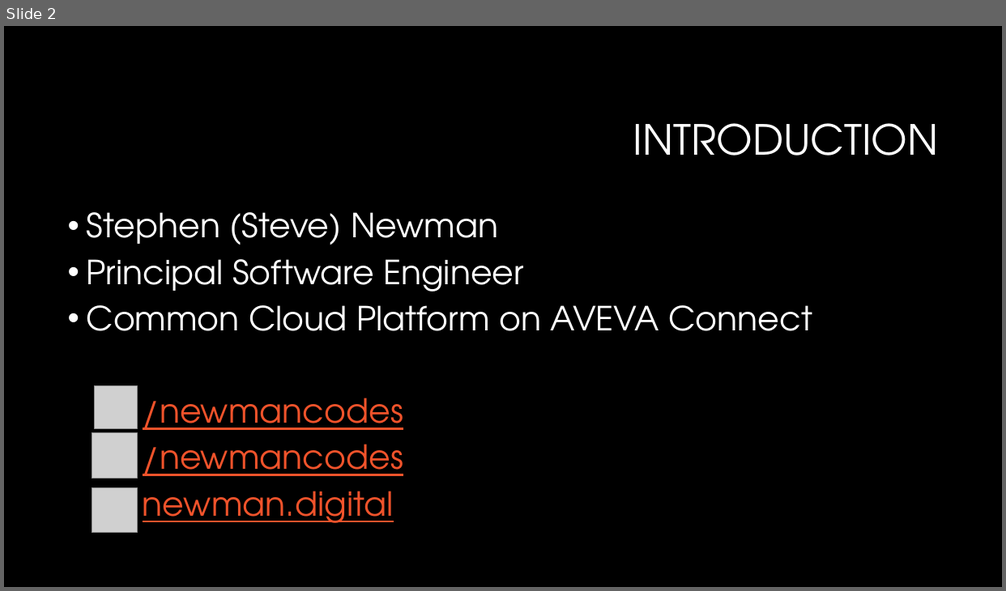
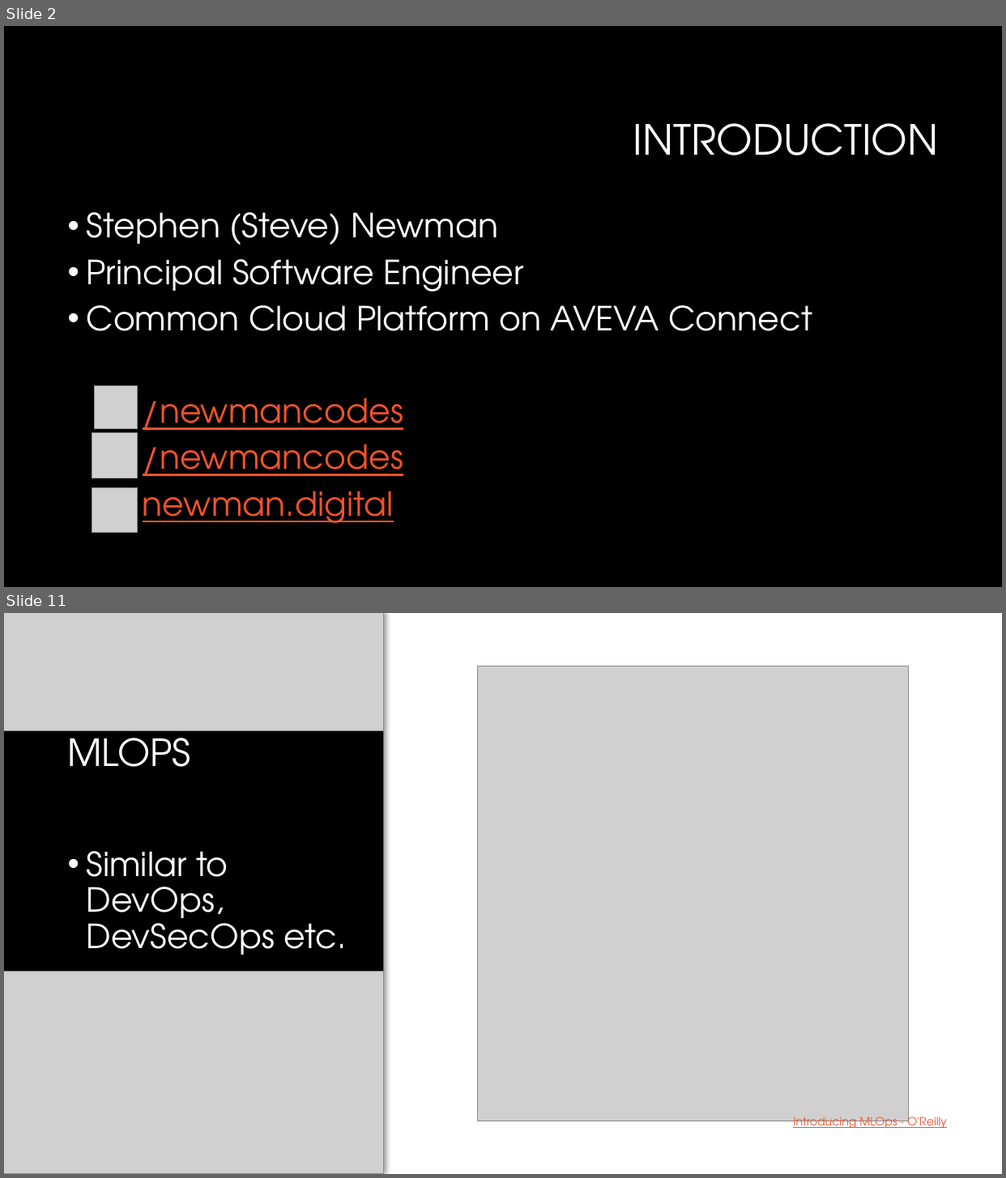
Before and after one commit to newmancodes/why-we-must-ask-why-of-machine-learning, a slide deck: Why We Must Ask Why of Machine Learning.pptx. Shown one above the other, each under a label of ours: slide 2 before the commit, slides 2 and 11 after it; the slides between them are not shown. The pictures are 1006x591 and 1006x1178 pixels, drawn with LibreOffice and Linux fonts; fonts in the diff are those of the drawing; grey boxes stand for pictures; background and template pictures are left out. Boxes give left, top, right and bottom in pixels: in the first picture for what was removed or moved away, otherwise in the second. Text is boxed around its words. In the diff, an @@ line names an element or a change of style, - is before the commit and + after.

```diff
--- a/Why We Must Ask Why of Machine Learning.pptx
+++ b/Why We Must Ask Why of Machine Learning.pptx
@@ slide 11 added at (x1=4, y1=613, x2=1002, y2=1174), background #FFFFFF @@
@@ picture added at (x1=4, y1=613, x2=1002, y2=731) @@
@@ rectangle added at (x1=4, y1=613, x2=384, y2=1174), fill #000000 @@
@@ picture added at (x1=4, y1=613, x2=384, y2=731) @@
@@ rounded rectangle added at (x1=384, y1=613, x2=1002, y2=1174), fill #FFFFFF @@
@@ picture added at (x1=477, y1=666, x2=908, y2=1122) @@
@@ title added at (x1=68, y1=726, x2=191, y2=767), 36 pt, text #FFFFFF @@
+MLOPS
@@ text added at (x1=87, y1=851, x2=347, y2=955), 32 pt, text #FFFFFF @@
+• Similar to DevOps, DevSecOps etc.
@@ picture added at (x1=4, y1=971, x2=384, y2=1174) @@
@@ text added at (x1=793, y1=1114, x2=947, y2=1131), 11 pt, text #F0532B, underline @@
+Introducing MLOps - O'Reilly
```
Also in this commit, not shown: 5 slides changed, 5 other slides added, 1 slide removed, 1 other file.
